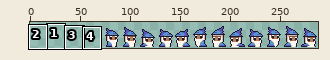
A sprite sheet gets an edit: SFML_GAME/Resources/Images/Sprites/Player/wizard.png. Above: a wide view before the commit, with the close-up outlined.
Close-up. As it was:
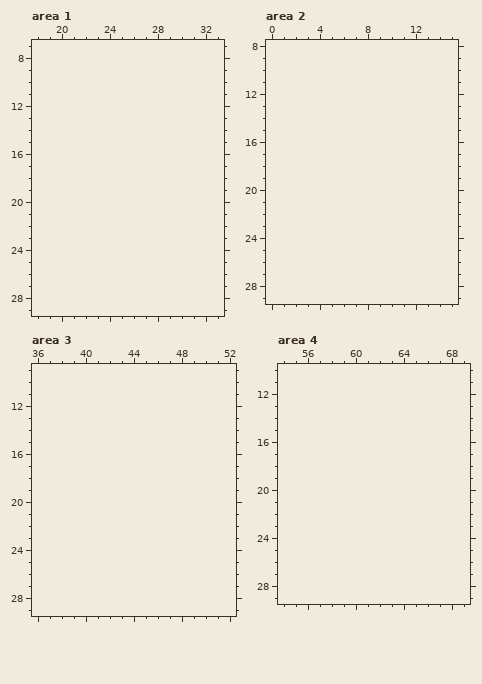
The file is 216x30 pixels. Shown: area 1: x 18..33, y 7..29; area 2: x 0..15, y 8..29; area 3: x 36..52, y 9..29; area 4: x 54..69, y 10..29. The old version is drawn lined up with the new one, on the new canvas. The wide view leaves out empty margins.
Palette (. is transparent): 
Now the later version:
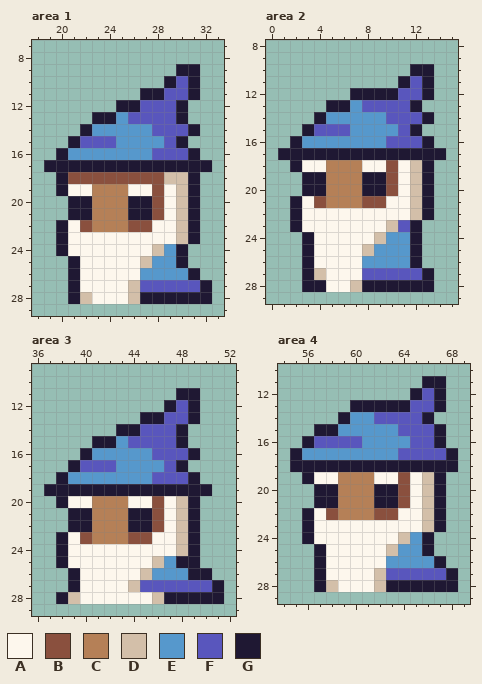
Colours new in this view: A #fdf7ed  B #8a503e  C #b58057  D #d3bfa9  E #5698cc  F #5956bd  G #1f1833
What changed:
canvas 216x30 -> 288x30, the old top-left corner now at 72,0
Changed rows in their new state; - is an unchanged pixel.
Area 1:
first column x 19:
 9 -----------GG-
10 ----------GFG-
11 --------GGFFG-
12 ------GGFFFG--
13 ----GGEFFFFG--
14 ---GEEEEEFFFG-
15 --GFFFEEEEFG--
16 -GEEEEEEEFFFG-
17 GGGGGGGGGGGGGG
18 -GBBBBBBBBDDG-
19 -GAACCCAABADG-
20 --GGCCCGGBADG-
21 --GGCCCGGBADG-
22 -GABCCCBBAADG-
23 -GAAAAAAAAADG-
24 -GAAAAAAADEG--
25 --GAAAAADEEG--
26 --GAAAAAEEEEG-
27 --GAAAADFFFFFG
28 --GDAAADGGGGGG
Area 2:
first column x 1:
10 -----------GG-
11 ----------GFG-
12 ------GGGGFFG-
13 ----GGEFFFFG--
14 ---GEEEEEFFFG-
15 --GFFFEEEEFG--
16 -GEEEEEEEFFFG-
17 GGGGGGGGGGGGGG
18 -GAACCCAABADG-
19 --GGCCCGGBADG-
20 --GGCCCGGBADG-
21 -GABCCCBBAADG-
22 -GAAAAAAAAADG-
23 -GAAAAAAADFG--
24 --GAAAAADEEG--
25 --GAAAADEEEG--
26 --GAAAAEEEEG--
27 --GDAAAFFFFFG-
28 --GGAADGGGGGG-
Area 3:
first column x 37:
11 -----------GG--
12 ----------GFG--
13 --------GGFFG--
14 ------GGFFFG---
15 ----GGEFFFFG---
16 ---GEEEEEFFFG--
17 --GFFFEEEEFG---
18 -GEEEEEEEFFFG--
19 GGGGGGGGGGGGGG-
20 -GAACCCAABADG--
21 --GGCCCGGBADG--
22 --GGCCCGGBADG--
23 -GABCCCBBAADG--
24 -GAAAAAAAAADG--
25 -GAAAAAAADEGG--
26 --GAAAAADEEEGG-
27 --GAAAADFFFFFFG
28 -GDAAAAAADGGGGG
Area 4:
first column x 55:
11 -----------GG-
12 ----------GFG-
13 -----GGGGGFFG-
14 ----GEEFFFFG--
15 --GGEEEEEFFFG-
16 -GFFFFEEEEFFG-
17 GEEEEEEEEFFFFG
18 GGGGGGGGGGGGGG
19 -GAACCCAABADG-
20 --GGCCCGGBADG-
21 --GGCCCGGBADG-
22 -GABCCCBBAADG-
23 -GAAAAAAAAADG-
24 -GAAAAAAADEG--
25 --GAAAAADEEG--
26 --GAAAAAEEEEG-
27 --GAAAADFFFFFG
28 --GDAAADGGGGGG
Where, in picture pixels (left, top, right, bottom), the same in both close-ups:
added: (44, 64, 212, 304)
added: (278, 64, 446, 292)
added: (44, 388, 224, 604)
added: (290, 376, 458, 592)
